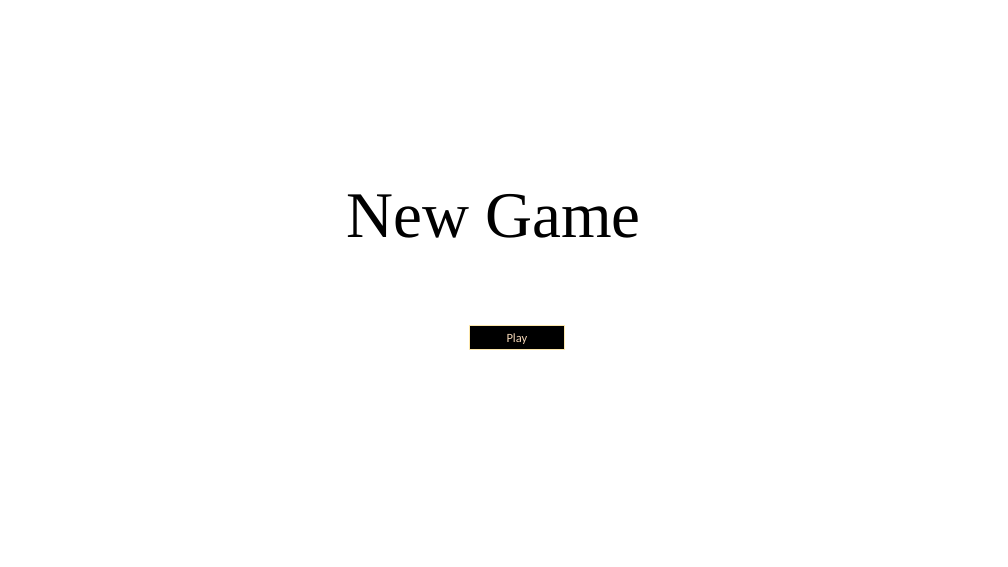
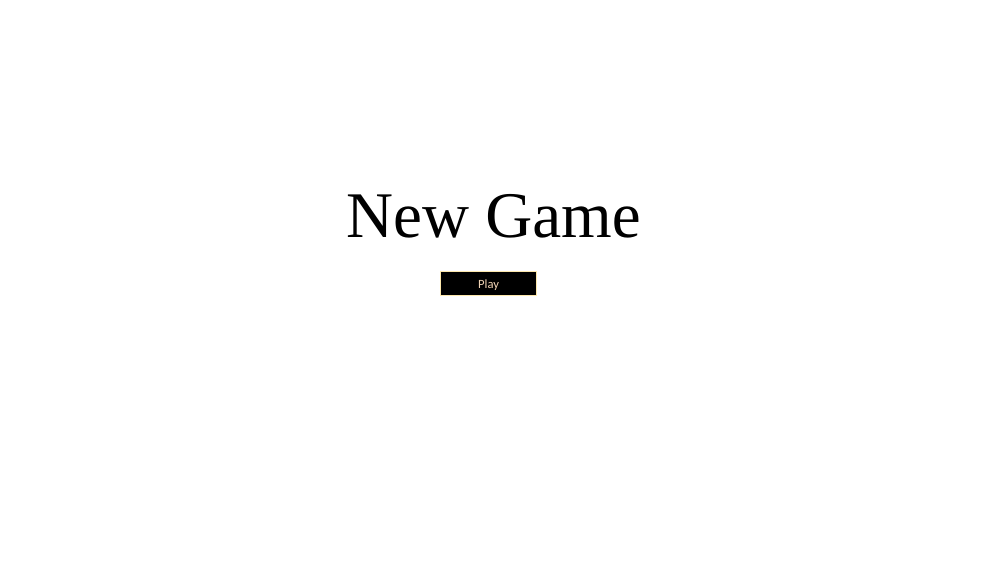
Before and after one commit to symLogicDMUS/ChessKingsCouncil, a slide deck: slide 6 of react_frontend/public/Images/Draft Images/page ideas.pptx. Drawn at 1008x567 pixels with LibreOffice and Linux fonts; fonts in the diff are those of the drawing; background and template pictures are left out. Boxes give left, top, right and bottom in pixels: in the first picture for what was removed or moved away, otherwise in the second. Text is boxed around its words. In the diff, an @@ line names an element or a change of style, - is before the commit and + after.

```diff
--- a/react_frontend/public/Images/Draft Images/page ideas.pptx
+++ b/react_frontend/public/Images/Draft Images/page ideas.pptx
@@ rectangle "Play": place and size @@
-rectangle "Play" at [470,326,565,350]
+rectangle "Play" at [441,271,536,296]
```
Also in this commit, not shown: 50 other files.
